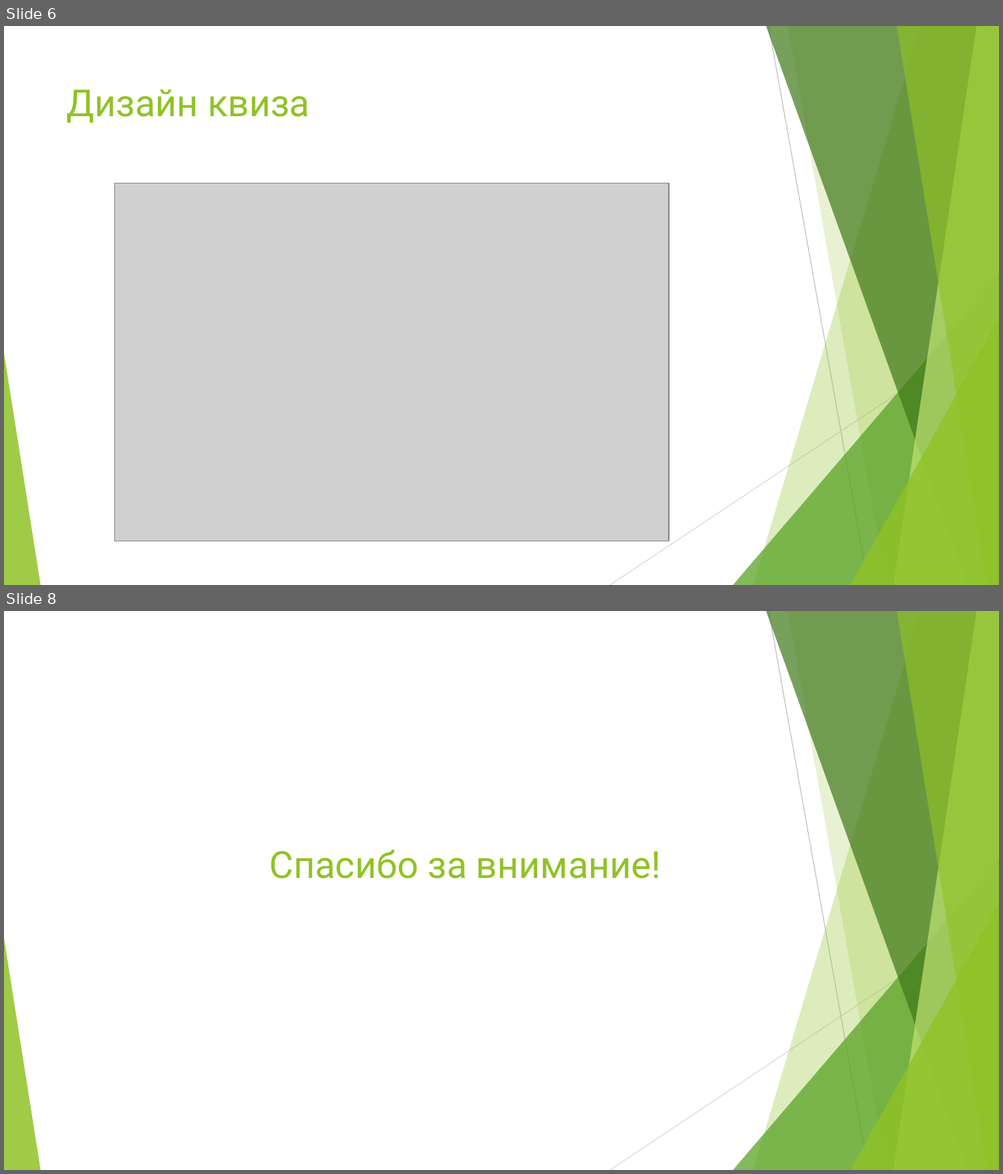
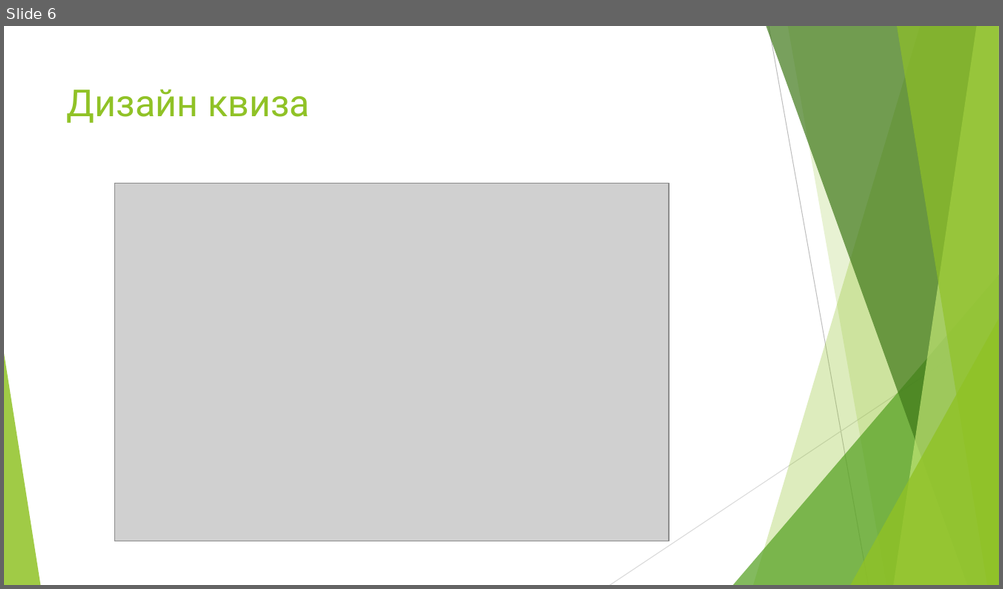
Before and after one commit to Me11ad/biblos.inc-project, a slide deck: Реквизит/Презентация.pptx. Shown one above the other, each under a label of ours: slides 6 and 8 before the commit, slide 6 after it; the slides between them are not shown. The pictures are 1003x1174 and 1003x589 pixels, drawn with LibreOffice and Linux fonts; fonts in the diff are those of the drawing; grey boxes stand for pictures. Boxes give left, top, right and bottom in pixels: in the first picture for what was removed or moved away, otherwise in the second. Text is boxed around its words. In the diff, an @@ line names an element or a change of style, - is before the commit and + after.

```diff
--- a/Реквизит/Презентация.pptx
+++ b/Реквизит/Презентация.pptx
@@ slide 8 removed at <box>4,611,999,1170</box>, background #FFFFFF; not listed: 10 template elements that a slide beside it also shows @@
@@ title removed at <box>270,849,660,879</box> @@
-Спасибо за внимание!
```
Also in this commit, not shown: 4 slides changed, 5 slides added, 1 other slide removed.
